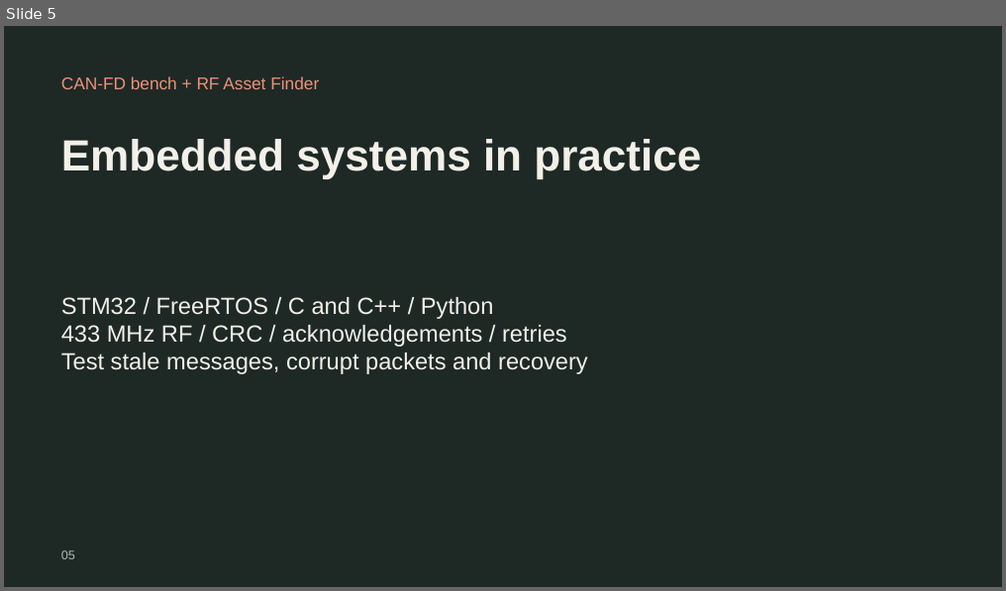
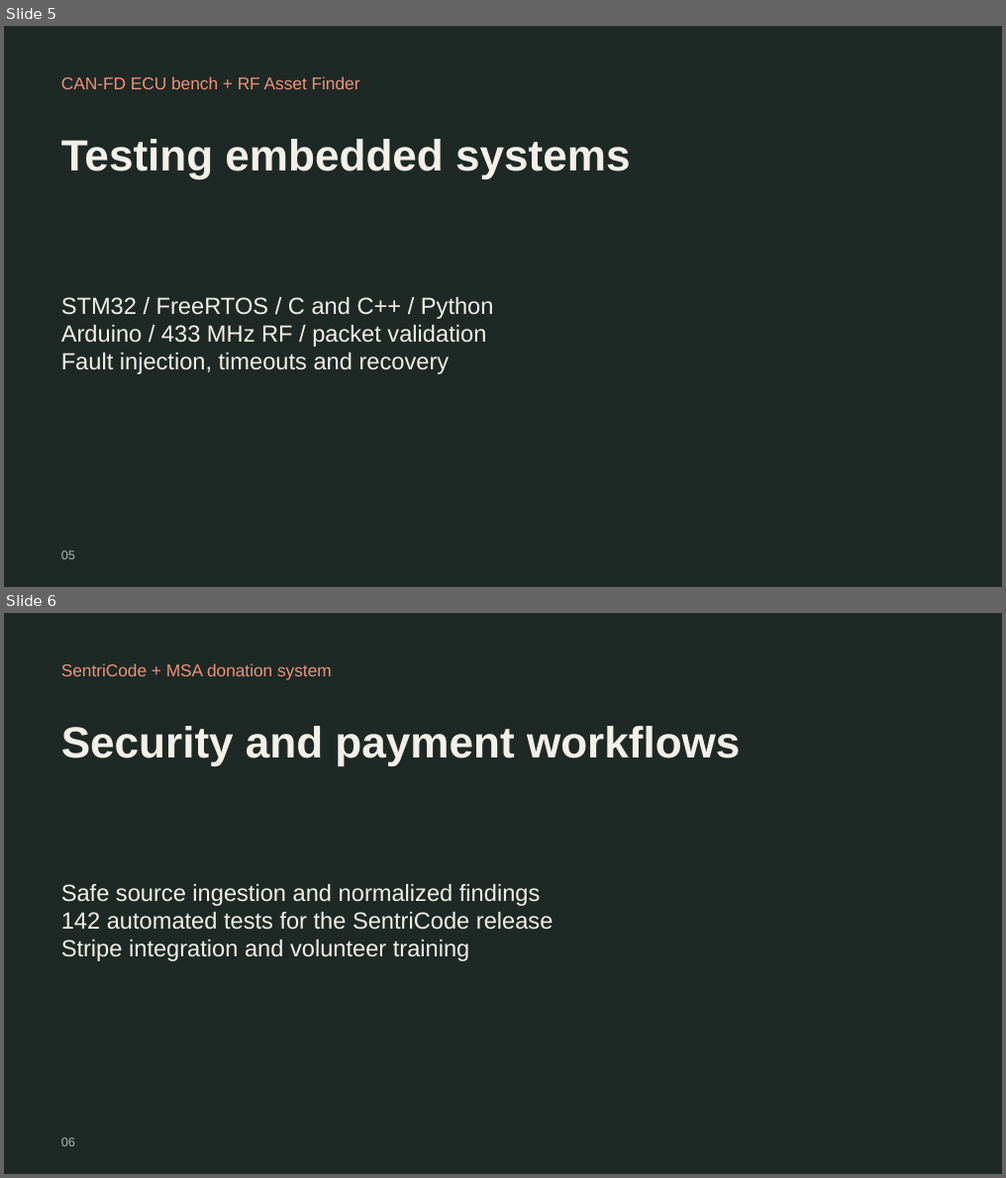
Before and after one commit to mjumair7/UmairJibran-ePortfolio, a slide deck: assets/About-Me.pptx. Shown one above the other, each under a label of ours: slide 5 before the commit, slides 5 and 6 after it. The pictures are 1006x591 and 1006x1178 pixels, drawn with LibreOffice and Linux fonts; fonts in the diff are those of the drawing. Boxes give left, top, right and bottom in pixels: in the first picture for what was removed or moved away, otherwise in the second. Text is boxed around its words. In the diff, an @@ line names an element or a change of style, - is before the commit and + after.

```diff
--- a/assets/About-Me.pptx
+++ b/assets/About-Me.pptx
@@ slide 6 added at bbox=[4, 613, 1002, 1174], background #1E2926 @@
@@ text added at bbox=[61, 663, 332, 680], 16.5 pt, text #EE9278 @@
+SentriCode + MSA donation system
@@ text added at bbox=[61, 726, 740, 765], 42 pt, text #F3F0E8, bold @@
+Security and payment workflows
@@ text added at bbox=[61, 884, 553, 961], 22.5 pt, text #F3F0E8 @@
+Safe source ingestion and normalized findings
+142 automated tests for the SentriCode release
+Stripe integration and volunteer training
@@ text added at bbox=[61, 1138, 75, 1147], 12 pt, text #ADBCB2 @@
+06
@@ slide 5 changed as well @@
@@ text at bbox=[61, 76, 360, 89]: text changed @@
-CAN-FD bench + RF Asset Finder
+CAN-FD ECU bench + RF Asset Finder
@@ text at bbox=[61, 139, 631, 178]: text changed @@
-Embedded systems in practice
+Testing embedded systems
@@ text at bbox=[61, 325, 486, 374]: text changed @@
-433 MHz RF / CRC / acknowledgements / retries
-Test stale messages, corrupt packets and recovery
+Arduino / 433 MHz RF / packet validation
+Fault injection, timeouts and recovery
```
Also in this commit, not shown: 4 other slides changed, 1 other slide added, 2 slides removed, 6 other files.
